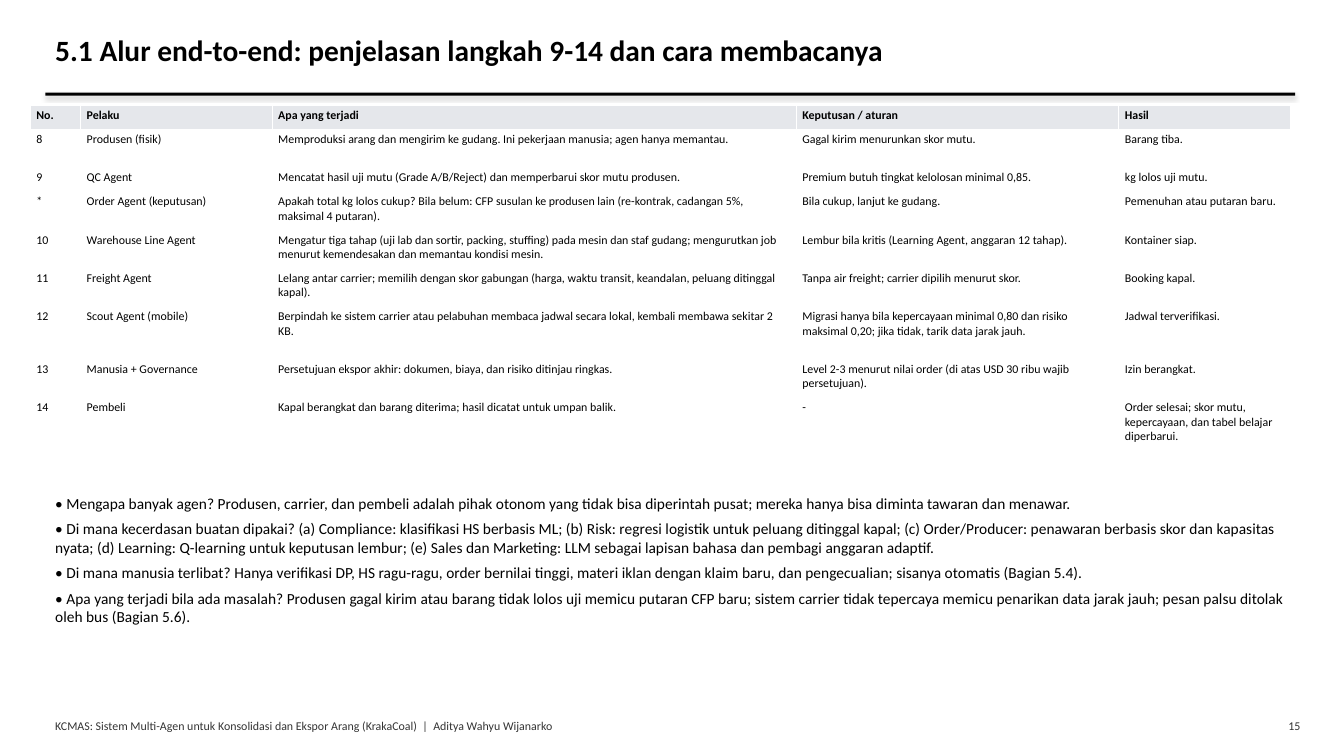
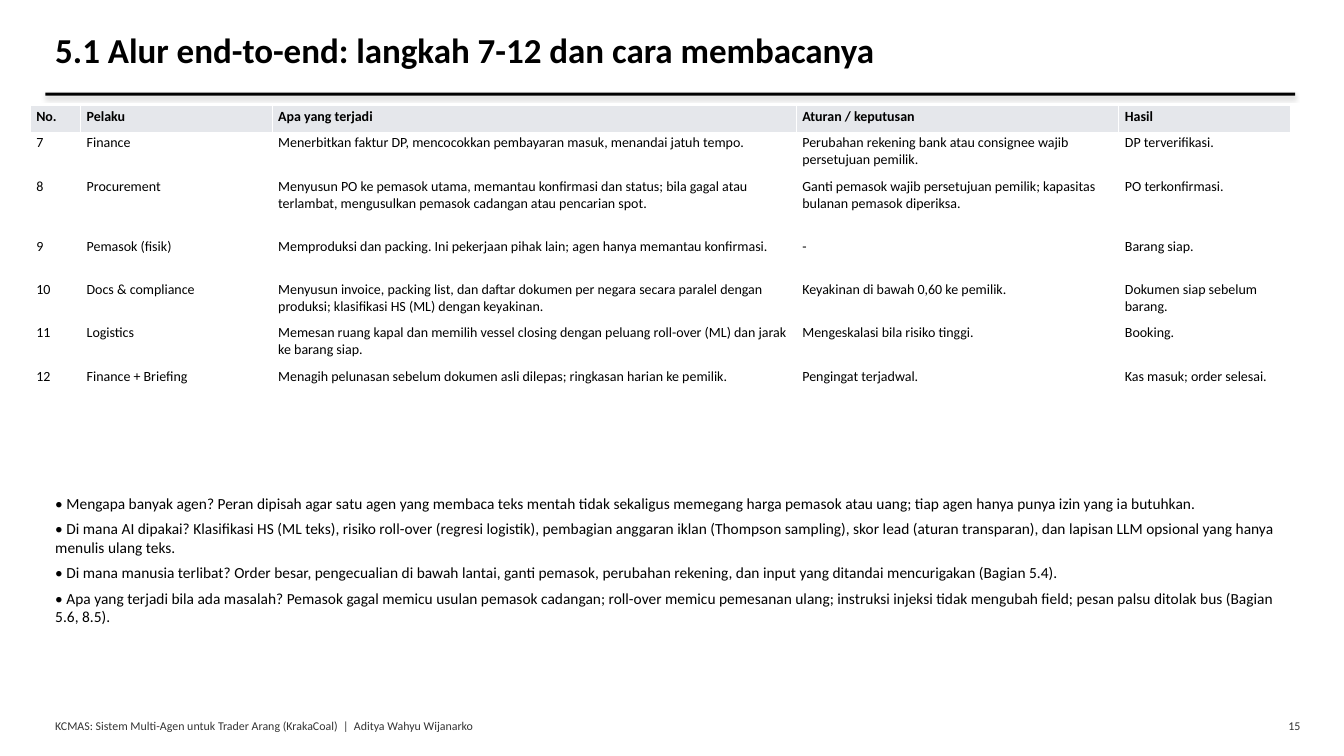
Before and after one commit to AdityaIKO/Agentic-Enterprise, a slide deck: slide 15 of docs/Presentasi_Tugas1.pptx. Drawn at 1344x756 pixels with LibreOffice and Linux fonts; fonts in the diff are those of the drawing. Boxes give left, top, right and bottom in pixels: in the first picture for what was removed or moved away, otherwise in the second. Text is boxed around its words. In the diff, an @@ line names an element or a change of style, - is before the commit and + after.

```diff
--- a/docs/Presentasi_Tugas1.pptx
+++ b/docs/Presentasi_Tugas1.pptx
@@ text at box(55, 38, 875, 69): text changed; size 21 to 25 pt @@
-5.1 Alur end-to-end: penjelasan langkah 9-14 dan cara membacanya
+5.1 Alur end-to-end: langkah 7-12 dan cara membacanya
@@ table at box(30, 106, 1291, 409) @@
-row 1: No. | Pelaku | Apa yang terjadi | Keputusan / aturan | Hasil
-row 2: 8 | Produsen (fisik) | Memproduksi arang dan mengirim ke gudang. Ini pekerjaan manusia; agen hanya memantau. | Gagal kirim menurunkan skor mutu. | Barang tiba.
-row 3: 9 | QC Agent | Mencatat hasil uji mutu (Grade A/B/Reject) dan memperbarui skor mutu produsen. | Premium butuh tingkat kelolosan minimal 0,85. | kg lolos uji mutu.
-row 4: * | Order Agent (keputusan) | Apakah total kg lolos cukup? Bila belum: CFP susulan ke produsen lain (re-kontrak, cadangan 5%, maksimal 4 putaran). | Bila cukup, lanjut ke gudang. | Pemenuhan atau putaran baru.
-row 5: 10 | Warehouse Line Agent | Mengatur tiga tahap (uji lab dan sortir, packing, stuffing) pada mesin dan staf gudang; mengurutkan job menurut kemendesakan dan memantau kondisi mesin. | Lembur bila kritis (Learning Agent, anggaran 12 tahap). | Kontainer siap.
-row 6: 11 | Freight Agent | Lelang antar carrier; memilih dengan skor gabungan (harga, waktu transit, keandalan, peluang ditinggal kapal). | Tanpa air freight; carrier dipilih menurut skor. | Booking kapal.
-row 7: 12 | Scout Agent (mobile) | Berpindah ke sistem carrier atau pelabuhan membaca jadwal secara lokal, kembali membawa sekitar 2 KB. | Migrasi hanya bila kepercayaan minimal 0,80 dan risiko maksimal 0,20; jika tidak, tarik data jarak jauh. | Jadwal terverifikasi.
-row 8: 13 | Manusia + Governance | Persetujuan ekspor akhir: dokumen, biaya, dan risiko ditinjau ringkas. | Level 2-3 menurut nilai order (di atas USD 30 ribu wajib persetujuan). | Izin berangkat.
-row 9: 14 | Pembeli | Kapal berangkat dan barang diterima; hasil dicatat untuk umpan balik. | - | Order selesai; skor mutu, kepercayaan, dan tabel belajar diperbarui.
+row 1: No. | Pelaku | Apa yang terjadi | Aturan / keputusan | Hasil
+row 2: 7 | Finance | Menerbitkan faktur DP, mencocokkan pembayaran masuk, menandai jatuh tempo. | Perubahan rekening bank atau consignee wajib persetujuan pemilik. | DP terverifikasi.
+row 3: 8 | Procurement | Menyusun PO ke pemasok utama, memantau konfirmasi dan status; bila gagal atau terlambat, mengusulkan pemasok cadangan atau pencarian spot. | Ganti pemasok wajib persetujuan pemilik; kapasitas bulanan pemasok diperiksa. | PO terkonfirmasi.
+row 4: 9 | Pemasok (fisik) | Memproduksi dan packing. Ini pekerjaan pihak lain; agen hanya memantau konfirmasi. | - | Barang siap.
+row 5: 10 | Docs & compliance | Menyusun invoice, packing list, dan daftar dokumen per negara secara paralel dengan produksi; klasifikasi HS (ML) dengan keyakinan. | Keyakinan di bawah 0,60 ke pemilik. | Dokumen siap sebelum barang.
+row 6: 11 | Logistics | Memesan ruang kapal dan memilih vessel closing dengan peluang roll-over (ML) dan jarak ke barang siap. | Mengeskalasi bila risiko tinggi. | Booking.
+row 7: 12 | Finance + Briefing | Menagih pelunasan sebelum dokumen asli dilepas; ringkasan harian ke pemilik. | Pengingat terjadwal. | Kas masuk; order selesai.
@@ text at box(55, 498, 1273, 624): text changed @@
-• Mengapa banyak agen? Produsen, carrier, dan pembeli adalah pihak otonom yang tidak bisa diperintah pusat; mereka hanya bisa diminta tawaran dan menawar.
-• Di mana kecerdasan buatan dipakai? (a) Compliance: klasifikasi HS berbasis ML; (b) Risk: regresi logistik untuk peluang ditinggal kapal; (c) Order/Producer: penawaran berbasis skor dan kapasitas nyata; (d) Learning: Q-learning untuk keputusan lembur; (e) Sales dan Marketing: LLM sebagai lapisan bahasa dan pembagi anggaran adaptif.
-• Di mana manusia terlibat? Hanya verifikasi DP, HS ragu-ragu, order bernilai tinggi, materi iklan dengan klaim baru, dan pengecualian; sisanya otomatis (Bagian 5.4).
-• Apa yang terjadi bila ada masalah? Produsen gagal kirim atau barang tidak lolos uji memicu putaran CFP baru; sistem carrier tidak tepercaya memicu penarikan data jarak jauh; pesan palsu ditolak oleh bus (Bagian 5.6).
+• Mengapa banyak agen? Peran dipisah agar satu agen yang membaca teks mentah tidak sekaligus memegang harga pemasok atau uang; tiap agen hanya punya izin yang ia butuhkan.
+• Di mana AI dipakai? Klasifikasi HS (ML teks), risiko roll-over (regresi logistik), pembagian anggaran iklan (Thompson sampling), skor lead (aturan transparan), dan lapisan LLM opsional yang hanya menulis ulang teks.
+• Di mana manusia terlibat? Order besar, pengecualian di bawah lantai, ganti pemasok, perubahan rekening, dan input yang ditandai mencurigakan (Bagian 5.4).
+• Apa yang terjadi bila ada masalah? Pemasok gagal memicu usulan pemasok cadangan; roll-over memicu pemesanan ulang; instruksi injeksi tidak mengubah field; pesan palsu ditolak bus (Bagian 5.6, 8.5).
@@ text at box(55, 721, 473, 732): text changed @@
-KCMAS: Sistem Multi-Agen untuk Konsolidasi dan Ekspor Arang (KrakaCoal) | Aditya Wahyu Wijanarko
+KCMAS: Sistem Multi-Agen untuk Trader Arang (KrakaCoal) | Aditya Wahyu Wijanarko
```
Also in this commit, not shown: 27 other slides changed, 25 slides added, 22 slides removed, 53 other files.
